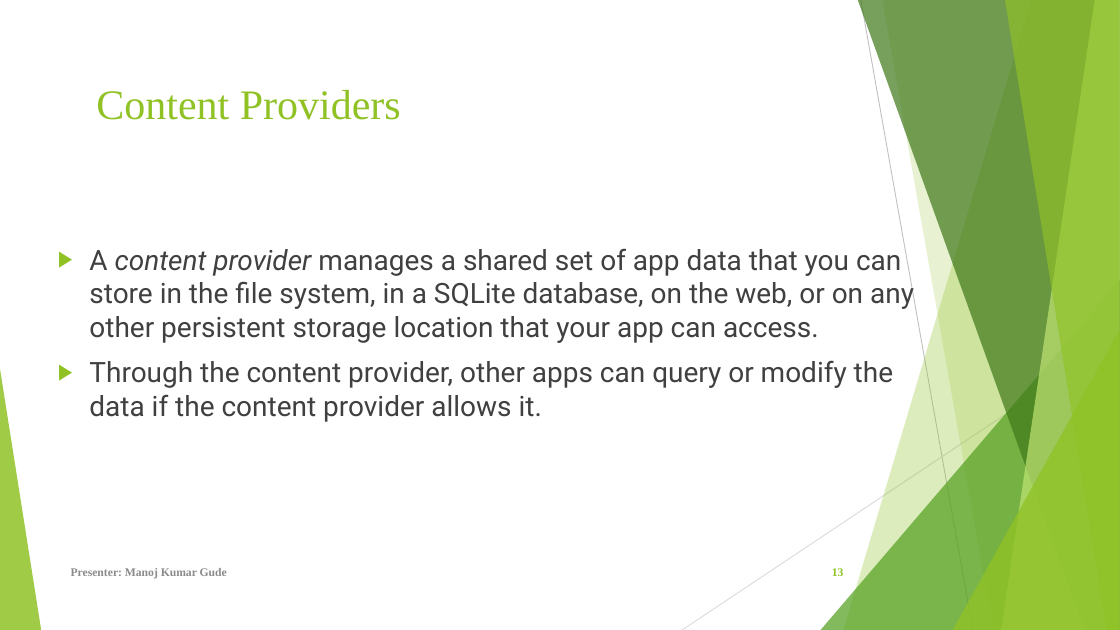
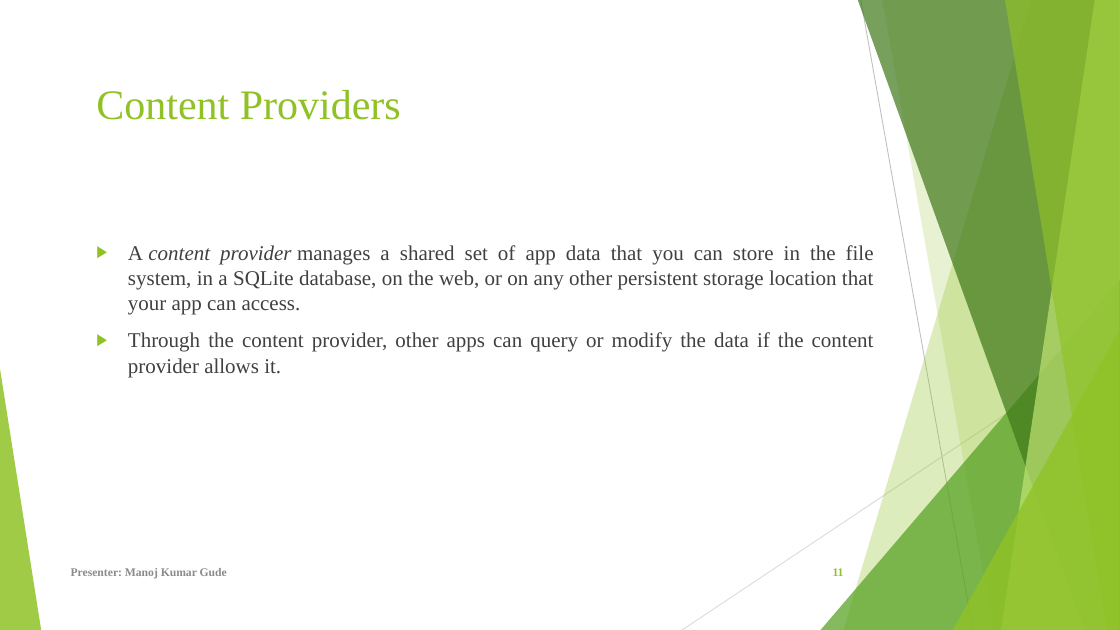
Before and after one commit to Sec03Team05Fall22GDP1/FreebiesforNewbies, a slide deck: slide 11 of Project_Files/Sprint 6/FreeBies For NewBies.pptx (slide 13 before the commit). Drawn at 1120x630 pixels with LibreOffice and Linux fonts; fonts in the diff are those of the drawing. Boxes give left, top, right and bottom in pixels: in the first picture for what was removed or moved away, otherwise in the second. Text is boxed around its words. In the diff, an @@ line names an element or a change of style, - is before the commit and + after.

```diff
--- a/Project_Files/Sprint 6/FreeBies For NewBies.pptx
+++ b/Project_Files/Sprint 6/FreeBies For NewBies.pptx
@@ text "A content provider manages a ...": place and size @@
-text "A content provider manages a ..." at box(89, 248, 914, 422)
+text "A content provider manages a ..." at box(128, 245, 874, 377)
@@ text "A content provider manages a ..." at box(128, 245, 874, 377): size 24 to 18 pt, font Roboto to Times New Roman; alignment left to justified @@
@@ page number at box(833, 568, 844, 576): text changed @@
-13
+11
```
Also in this commit, not shown: 4 other slides changed, 8 slides added, 2 slides removed.
